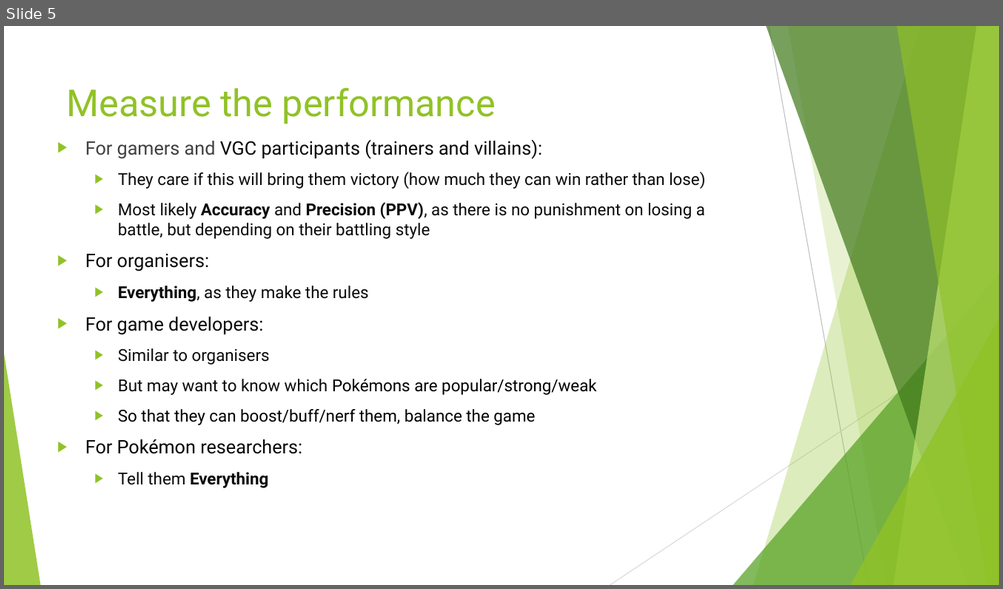
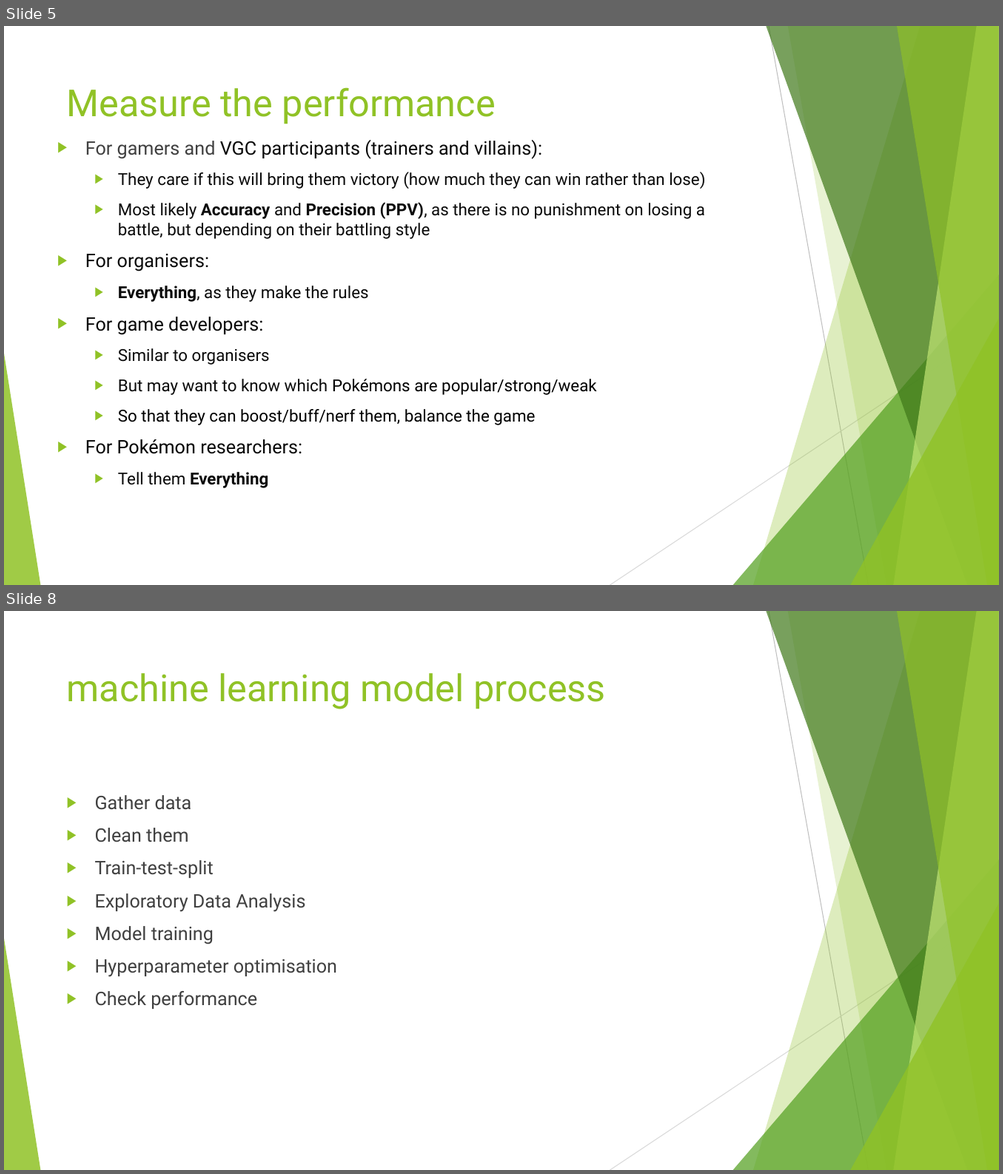
Before and after one commit to jackyman1997/pokemon, a slide deck: 3. classfier/classifier.pptx. Shown one above the other, each under a label of ours: slide 5 before the commit, slides 5 and 8 after it; the slides between them are not shown. The pictures are 1003x589 and 1003x1174 pixels, drawn with LibreOffice and Linux fonts; fonts in the diff are those of the drawing. Boxes give left, top, right and bottom in pixels: in the first picture for what was removed or moved away, otherwise in the second. Text is boxed around its words. In the diff, an @@ line names an element or a change of style, - is before the commit and + after.

```diff
--- a/3. classfier/classifier.pptx
+++ b/3. classfier/classifier.pptx
@@ slide 8 added at (4, 611, 999, 1170), background #FFFFFF; not listed: 10 template elements that a slide beside it also shows @@
@@ title added at (67, 673, 606, 709), 36 pt, text #90C226 @@
+machine learning model process
@@ text added at (95, 795, 337, 1009), 18 pt, text #404040 @@
+▶ Gather data
+▶ Clean them
+▶ Train-test-split
+▶ Exploratory Data Analysis
+▶ Model training
+▶ Hyperparameter optimisation
+▶ Check performance
```
Also in this commit, not shown: 3 slides changed, 15 other slides added.
